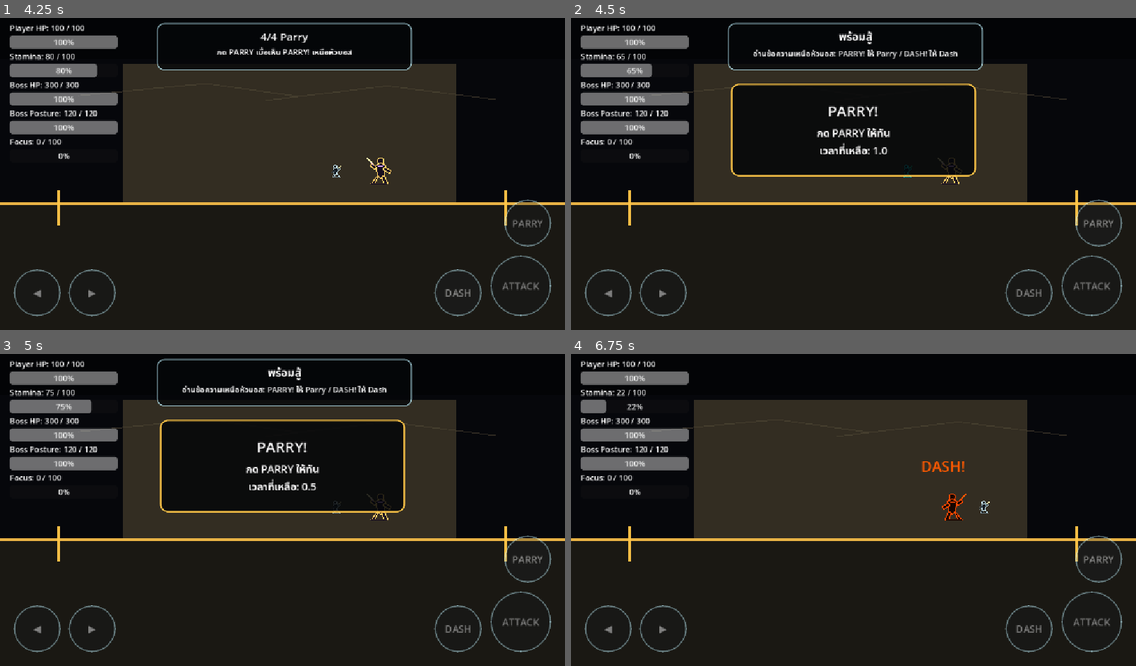
Above: before the commit, frames 1-4 (two rows, left to right).
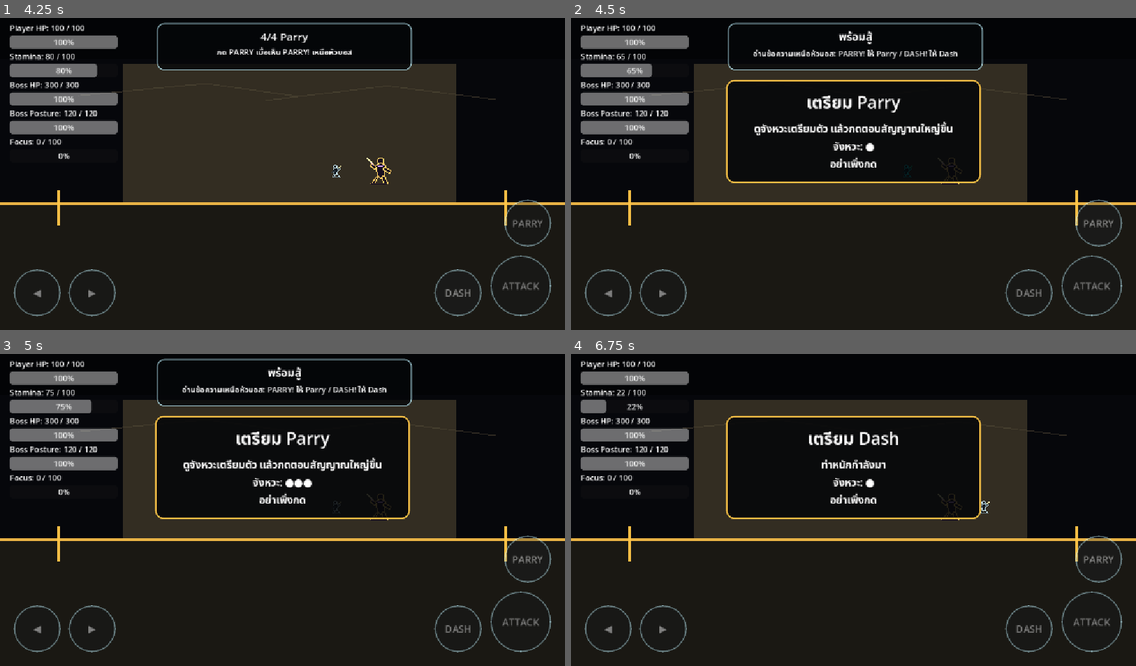
Above: after the commit, the same moments.

Repository: shanwinder/lastblade
Game: Godot game, scene res://scenes/main/BossBrokenMaster.tscn
The game is run twice, just before and just after one commit, with the same random seed, the same clock (stepped at 60 frames per second) and the same inputs.
Inputs:
- Up to frame 1 (4.25 s): click "START" at 0.5 s; click "◀" at 1.25 s; click "▶" at 2 s; click "ATTACK" at 2.75 s; click "DASH" at 3.5 s
- Up to frame 2 (4.5 s): click "PARRY" at 4.25 s
- Up to frame 3 (5 s): no input
- Up to frame 4 (6.75 s): tap Enter at 5 s; hold Right (ui_right) 5.03-5.78 s; tap S (dash) at 5.1, 6.05 s; tap D (parry) at 5.3, 5.85 s; hold Left (ui_left) 5.78-6.53 s; tap Space at 6.5 s; hold Right (ui_right) from 6.53 s (still down); tap A (attack) at 6.6 s

Frame 1 is identical in both runs. In frame 2, 4.5% of the frame differs, in the area x 27-73%, y 19-53%; in frame 3, 4.5%; in frame 4, 15%, in the area x 27-73%, y 19-54%.

Commit message:
feat: add rhythmic cue phases to duel practice

Diff:
--- a/last-blade-trial/duel_1_intro_manager.gd
+++ b/last-blade-trial/duel_1_intro_manager.gd
@@ -3,7 +3,7 @@
 # =========================
 # Duel1IntroManager.gd
 # ขั้นกลางของ Phase 9 ก่อนทำศัตรู Duel 1 เต็มตัว
-# เวอร์ชันนี้ให้ผู้เล่นฝึกตอบสนองตามเวลา: PARRY! แล้ว DASH!
+# เวอร์ชันนี้ฝึกจังหวะแบบมีสัญญาณ: เตรียมตัว -> สัญญาณใหญ่ -> กดให้ทัน
 # =========================
 
 @export var boss_path: NodePath = NodePath("../BossBrokenMaster")
@@ -16,20 +16,26 @@
 # แสดงเฉพาะครั้งแรกของ session เพื่อไม่รบกวนการเล่นซ้ำ
 @export var show_only_once_per_session: bool = true
 
-# เวลาที่ให้ตอบสนองตอนเห็น PARRY!
-@export var parry_response_window: float = 1.20
-
-# เวลาที่ให้ตอบสนองตอนเห็น DASH!
-@export var dash_response_window: float = 1.20
+# เวลาก่อนขึ้น PARRY! หรือ DASH! ใช้เป็นช่วงอ่าน wind-up
+@export var cue_windup_time: float = 0.85
+
+# เวลาที่ให้กดหลังสัญญาณใหญ่ขึ้นจริง
+@export var active_response_window: float = 0.55
+
+# ระยะห่างของ beat ระหว่างช่วงเตรียมจังหวะ
+@export var rhythm_beat_interval: float = 0.28
 
 # เวลาหน่วงสั้น ๆ หลังทำสำเร็จ ก่อนปล่อยบอส
 @export var success_hold_time: float = 0.65
 
+# เวลาค้างข้อความ feedback ตอนกดเร็วไป/ช้าไป
+@export var retry_feedback_time: float = 0.55
+
 # ข้อความหัวข้อหลัก
-@export var intro_title: String = "Duel 1: อ่านสัญญาณ"
+@export var intro_title: String = "Duel 1: อ่านจังหวะ"
 
 # ข้อความอธิบายก่อนฝึก
-@export var intro_body: String = "ฝึกอ่านสัญญาณก่อนเข้าบอสจริง\nกดให้ทันก่อนเวลาหมด"
+@export var intro_body: String = "ดูจังหวะเตรียมตัว แล้วกดตอนสัญญาณใหญ่ขึ้น"
 
 # ข้อความตอนฝึก Parry
 @export var parry_practice_text: String = "PARRY!"
@@ -48,9 +54,30 @@
 
 var has_started_intro: bool = false
 var has_completed_intro: bool = false
+
+# current_step มีค่า parry หรือ dash
 var current_step: String = "intro"
-var step_elapsed_time: float = 0.0
+
+# current_phase มีค่า windup หรือ active
+var current_phase: String = "windup"
+
+# เวลาที่ผ่านไปใน phase ปัจจุบัน
+var phase_elapsed_time: float = 0.0
+
+# เวลาที่ผ่านไปของ beat ปัจจุบัน
+var beat_elapsed_time: float = 0.0
+
+# จำนวน beat ที่เกิดแล้วในช่วงเตรียมจังหวะ
+var beat_count: int = 0
+
+# จำนวนครั้งที่ผู้เล่นพลาดใน practice gate นี้
 var miss_count: int = 0
+
+# กันไม่ให้ข้อความ feedback ถูก update_practice_text เขียนทับทันที
+var is_showing_feedback: bool = false
+
+# tween สำหรับ pulse ข้อความ
+var pulse_tween: Tween = null
 
 static var has_completed_intro_this_session: bool = false
 
@@ -74,6 +101,9 @@
 		return
 
 	if has_completed_intro:
+		return
+
+	if is_showing_feedback:
 		return
 
 	if not is_game_playing():
@@ -98,12 +128,12 @@
 	add_child(root_control)
 
 	panel = PanelContainer.new()
-	panel.custom_minimum_size = Vector2(500.0, 190.0)
-	panel.position = Vector2(326.0, 145.0)
+	panel.custom_minimum_size = Vector2(520.0, 210.0)
+	panel.position = Vector2(316.0, 138.0)
 	root_control.add_child(panel)
 
 	var style := StyleBoxFlat.new()
-	style.bg_color = Color(0.02, 0.025, 0.035, 0.86)
+	style.bg_color = Color(0.02, 0.025, 0.035, 0.88)
 	style.border_color = Color(1.0, 0.78, 0.28, 0.94)
 	style.set_border_width_all(3)
 	style.set_corner_radius_all(16)
@@ -120,7 +150,7 @@
 
 	title_label = Label.new()
 	title_label.horizontal_alignment = HORIZONTAL_ALIGNMENT_CENTER
-	title_label.add_theme_font_size_override("font_size", 30)
+	title_label.add_theme_font_size_override("font_size", 34)
 	layout.add_child(title_label)
 
 	body_label = Label.new()
@@ -177,73 +207,147 @@
 func start_intro() -> void:
 	# เริ่ม practice gate และหยุดบอสไว้ก่อน
 	has_started_intro = true
-	current_step = "parry"
-	step_elapsed_time = 0.0
 	miss_count = 0
 	set_boss_hold(true)
-
-	title_label.text = intro_title
 	root_control.visible = true
+
+	start_step("parry")
+	print("Duel 1 rhythmic practice started")
+
+
+func start_step(step_name: String) -> void:
+	# เริ่ม step ใหม่ โดยเริ่มจากช่วง wind-up เพื่อให้มีจังหวะก่อนกดจริง
+	current_step = step_name
+	current_phase = "windup"
+	phase_elapsed_time = 0.0
+	beat_elapsed_time = 0.0
+	beat_count = 0
 	update_practice_text()
-
-	print("Duel 1 timed practice started")
+	pulse_title(1.05)
 
 
 func update_practice_step(delta: float) -> void:
-	# ตรวจ input ของผู้เล่นตามสัญญาณที่กำลังฝึก พร้อมจับเวลา
-	step_elapsed_time += delta
+	# ตรวจจังหวะของ step ปัจจุบัน
+	phase_elapsed_time += delta
+	beat_elapsed_time += delta
+
+	if current_phase == "windup":
+		update_windup_phase()
+		return
+
+	if current_phase == "active":
+		update_active_phase()
+		return
+
+
+func update_windup_phase() -> void:
+	# ช่วงเตรียมจังหวะ: ให้เห็น beat แต่ยังไม่ควรกด
+	if beat_elapsed_time >= rhythm_beat_interval:
+		beat_elapsed_time = 0.0
+		beat_count += 1
+		pulse_title(1.08)
+
 	update_practice_text()
 
+	if expected_action_just_pressed():
+		retry_current_step("เร็วไป รอสัญญาณใหญ่ก่อน")
+		return
+
+	if phase_elapsed_time >= cue_windup_time:
+		enter_active_phase()
+
+
+func update_active_phase() -> void:
+	# ช่วงสัญญาณจริง: ต้องกดให้ทันใน active_response_window
+	update_practice_text()
+
+	if expected_action_just_pressed():
+		complete_current_step()
+		return
+
+	if phase_elapsed_time >= active_response_window:
+		retry_current_step("ช้าไป ลองอ่านจังหวะใหม่")
+
+
+func enter_active_phase() -> void:
+	# เข้าช่วงกดจริง คล้ายจังหวะ hitbox เปิดของบอส
+	current_phase = "active"
+	phase_elapsed_time = 0.0
+	beat_elapsed_time = 0.0
+	pulse_title(1.22)
+	update_practice_text()
+
+
+func expected_action_just_pressed() -> bool:
+	# ตรวจปุ่มที่ถูกต้องตาม step ปัจจุบัน
 	if current_step == "parry":
-		if Input.is_action_just_pressed("parry"):
-			show_dash_step()
-			return
-
-		if step_elapsed_time > parry_response_window:
-			retry_current_step("ช้าไป ลอง Parry ใหม่")
-		return
+		return Input.is_action_just_pressed("parry")
 
 	if current_step == "dash":
-		if Input.is_action_just_pressed("dash"):
-			complete_intro()
-			return
-
-		if step_elapsed_time > dash_response_window:
-			retry_current_step("ช้าไป ลอง Dash ใหม่")
-		return
+		return Input.is_action_just_pressed("dash")
+
+	return false
+
+
+func complete_current_step() -> void:
+	# เมื่อทำ step ปัจจุบันสำเร็จ ให้ไป step ถัดไปหรือจบ practice
+	if current_step == "parry":
+		title_label.text = "ดีมาก"
+		body_label.text = "ต่อไปดูจังหวะ DASH!\nท่าหนักต้อง Dash ไม่ใช่ Parry"
+		pulse_title(1.14)
+		start_step.call_deferred("dash")
+		print("Duel 1 practice: parry rhythm completed")
+		return
+
+	if current_step == "dash":
+		complete_intro()
 
 
 func update_practice_text() -> void:
-	# อัปเดตข้อความและเวลาที่เหลือใน step ปัจจุบัน
+	# อัปเดตข้อความตาม step และ phase เพื่อให้มีจังหวะ ไม่ใช่แค่นับถอยหลัง
 	if current_step == "parry":
-		var time_left: float = max(parry_response_window - step_elapsed_time, 0.0)
-		title_label.text = parry_practice_text
-		body_label.text = "กด PARRY ให้ทัน\nเวลาที่เหลือ: %.1f" % time_left
+		if current_phase == "windup":
+			title_label.text = "เตรียม Parry"
+			body_label.text = "%s\nจังหวะ: %s\nอย่าเพิ่งกด" % [intro_body, get_beat_text()]
+		else:
+			title_label.text = parry_practice_text
+			body_label.text = "กด PARRY ตอนนี้!\nหน้าต่างกด: %.1f" % max(active_response_window - phase_elapsed_time, 0.0)
 		return
 
 	if current_step == "dash":
-		var time_left: float = max(dash_response_window - step_elapsed_time, 0.0)
-		title_label.text = dash_practice_text
-		body_label.text = "กด DASH ให้ทัน\nท่าหนักห้าม Parry\nเวลาที่เหลือ: %.1f" % time_left
-		return
+		if current_phase == "windup":
+			title_label.text = "เตรียม Dash"
+			body_label.text = "ท่าหนักกำลังมา\nจังหวะ: %s\nอย่าเพิ่งกด" % get_beat_text()
+		else:
+			title_label.text = dash_practice_text
+			body_label.text = "กด DASH ตอนนี้!\nท่าหนักห้าม Parry\nหน้าต่างกด: %.1f" % max(active_response_window - phase_elapsed_time, 0.0)
+		return
+
+
+func get_beat_text() -> String:
+	# ทำ beat แบบตัวอักษรให้เห็นจังหวะก่อนสัญญาณจริง
+	var beat_dots := ""
+	var visible_beats: int = clamp(beat_count + 1, 1, 4)
+
+	for i in range(visible_beats):
+		beat_dots += "●"
+
+	return beat_dots
 
 
 func retry_current_step(message: String) -> void:
-	# ถ้ากดไม่ทัน ให้ทำ step เดิมซ้ำแบบไม่ลงโทษหนัก
+	# ถ้ากดเร็วไปหรือช้าไป ให้ทำ step เดิมซ้ำแบบไม่ลงโทษหนัก
 	miss_count += 1
-	step_elapsed_time = 0.0
+	is_showing_feedback = true
 	title_label.text = message
-	body_label.text = "ไม่เป็นไร ฝึกอ่านจังหวะอีกครั้ง\nพลาดแล้ว: %d ครั้ง" % miss_count
+	body_label.text = "ไม่เป็นไร ดูจังหวะแล้วลองอีกครั้ง\nพลาดแล้ว: %d ครั้ง" % miss_count
+	pulse_title(1.10)
 	print("Duel 1 practice retry:", message, "miss count =", miss_count)
 
-
-func show_dash_step() -> void:
-	# ผู้เล่นกด Parry ถูกแล้ว ต่อไปฝึก Dash
-	current_step = "dash"
-	step_elapsed_time = 0.0
-	title_label.text = "ดีมาก"
-	body_label.text = dash_practice_text + " = กด DASH\nท่าหนักห้าม Parry ต้อง Dash หลบ"
-	print("Duel 1 practice: parry step completed")
+	await get_tree().create_timer(retry_feedback_time).timeout
+
+	is_showing_feedback = false
+	start_step(current_step)
 
 
 func complete_intro() -> void:
@@ -253,14 +357,29 @@
 	has_completed_intro = true
 	has_completed_intro_this_session = true
 	title_label.text = "พร้อมเข้าบอส"
-	body_label.text = "จำไว้: PARRY! = Parry / DASH! = Dash"
-
-	print("Duel 1 practice completed")
+	body_label.text = "จำไว้: อ่านจังหวะก่อน\nPARRY! = Parry / DASH! = Dash"
+	pulse_title(1.16)
+
+	print("Duel 1 rhythmic practice completed")
 
 	await get_tree().create_timer(success_hold_time).timeout
 
 	root_control.visible = false
 	set_boss_hold(false)
+
+
+func pulse_title(target_scale: float) -> void:
+	# pulse ข้อความหัวข้อให้รู้สึกเป็นจังหวะ แทนการนับเวลาลวก ๆ
+	if title_label == null:
+		return
+
+	if pulse_tween != null:
+		pulse_tween.kill()
+
+	title_label.pivot_offset = title_label.size * 0.5
+	title_label.scale = Vector2(target_scale, target_scale)
+	pulse_tween = create_tween()
+	pulse_tween.tween_property(title_label, "scale", Vector2.ONE, 0.16)
 
 
 func set_boss_hold(should_hold: bool) -> void:
